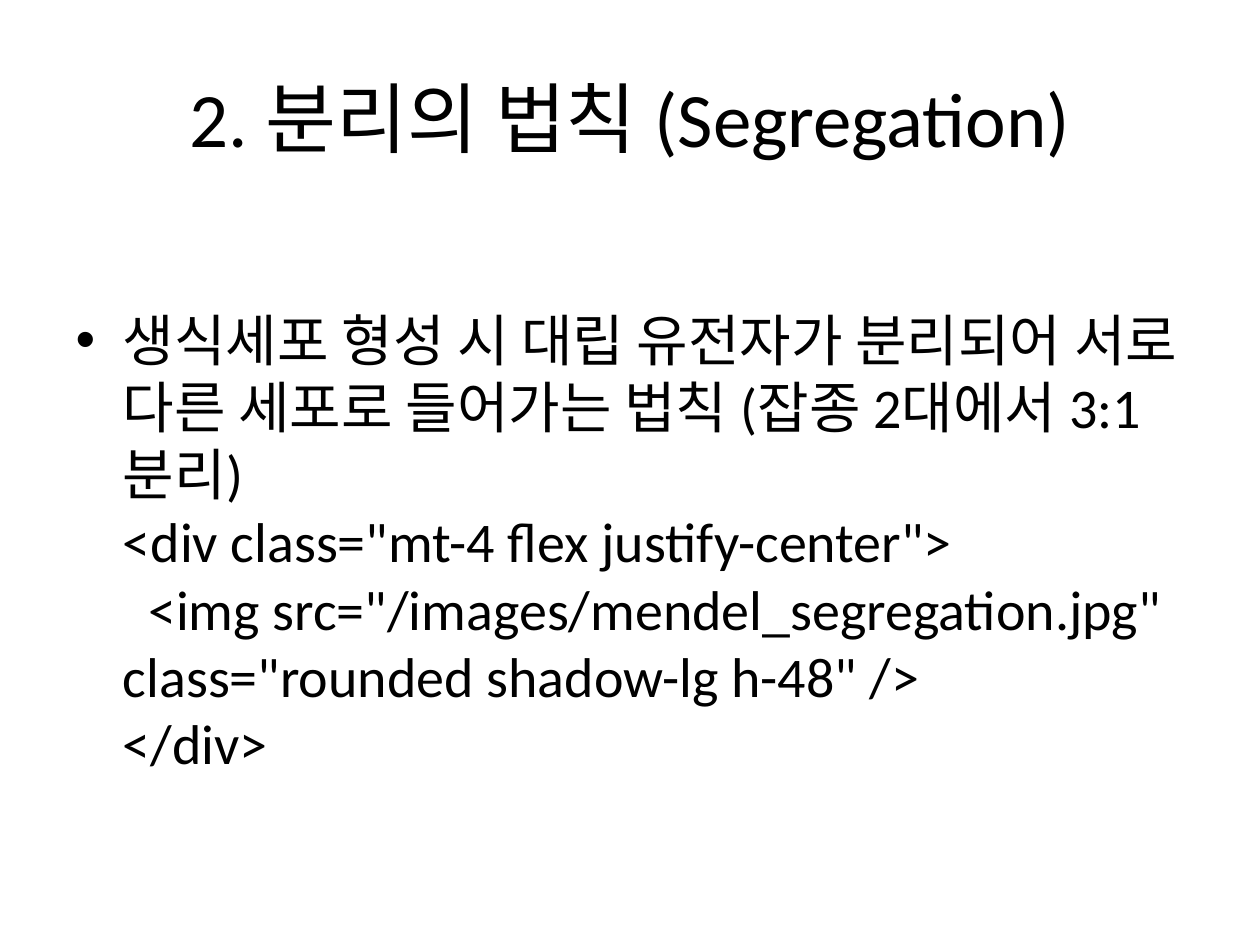
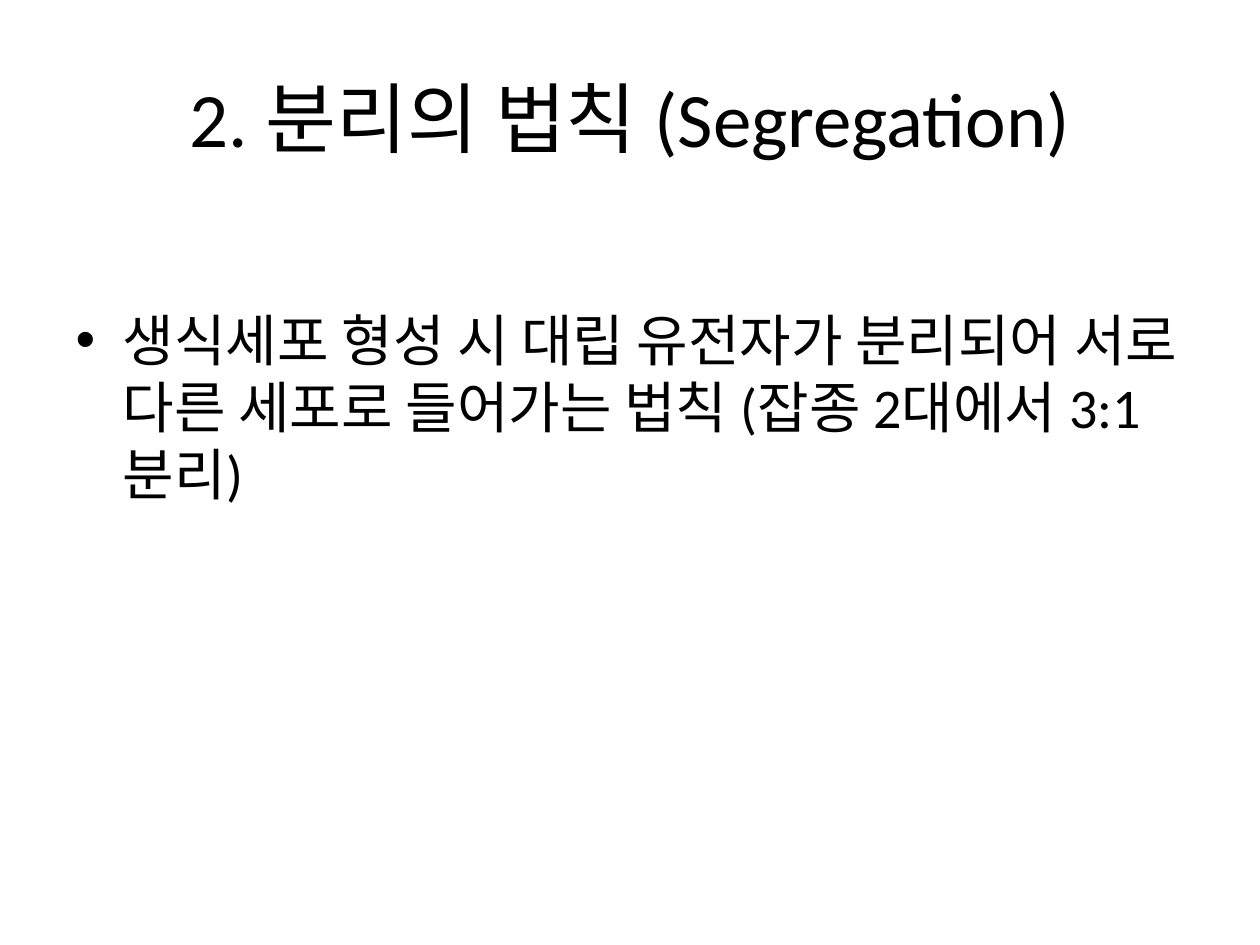
Before and after one commit to rjegjin/Project-SCOPE, a slide deck: slide 5 of output/03_mendel.pptx. Drawn at 1260x945 pixels with LibreOffice and Linux fonts; fonts in the diff are those of the drawing. Boxes give left, top, right and bottom in pixels: in the first picture for what was removed or moved away, otherwise in the second. Text is boxed around its words. In the diff, an @@ line names an element or a change of style, - is before the commit and + after.

```diff
--- a/output/03_mendel.pptx
+++ b/output/03_mendel.pptx
@@ text at [123, 314, 1177, 503]: text changed @@
-• 생식세포 형성 시 대립 유전자가 분리되어 서로 다른 세포로 들어가는 법칙 (잡종 2대에서 3:1 분리)
-  <div class="mt-4 flex justify-center">
-  <img src="/images/mendel_segregation.jpg" class="rounded shadow-lg h-48" />
-  </div>
+• 생식세포 형성 시 대립 유전자가 분리되어 서로 다른 세포로 들어가는 법칙 (잡종 2대에서 3:1 분리)
```
Also in this commit, not shown: 3 other slides changed, 1 slide removed, 12 other files.
